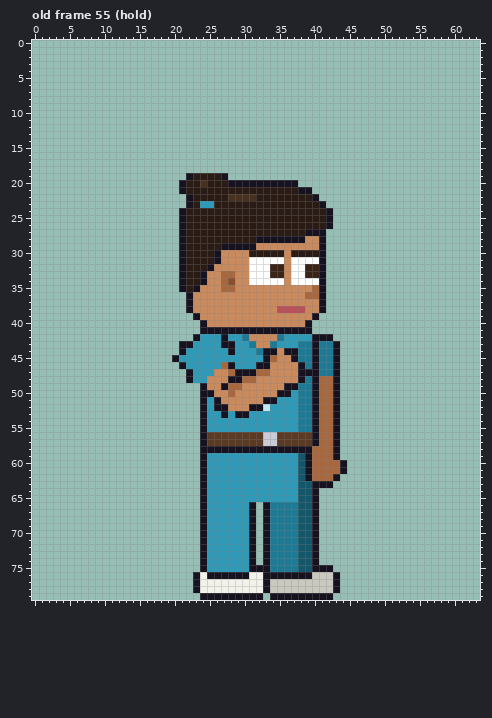
Pixel-art file, stored at sprites/clients/client_hygienist_right_anim.aseprite. That is the earlier state.
64x80 pixels, 123 frames. Colours within 5 levels of each other are drawn and written as one. Shown: old frame 55 (hold). The commit also changed other frames, which this record leaves out.
The same view after the edit:
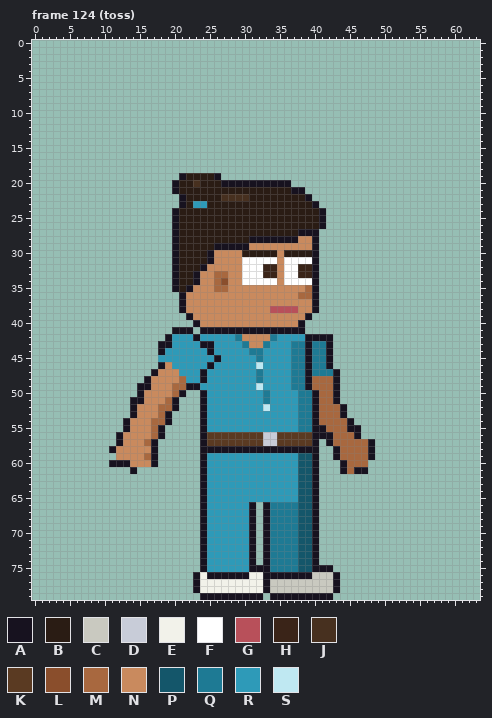
Palette (. is transparent): A #17121f  B #2a1c14  C #c9c9c0  D #c8ccd8  E #f2f2ea  F #ffffff  G #b8505a  H #3a2418  J #47301f  K #5a3a22  L #8a4e2c  M #a8683f  N #c98a5e  P #14566a  Q #1e7a94  R #2e9ab8  S #bfe8f2
A new or re-ordered frame is compared with the old frame closest to it.
From old to new:
frames 123 -> 129
--- frame 124 (toss) is new; against old frame 55 (hold)
@@ x 9..50 @@
 18 ..........................................
-19 .............ABBBBA.......................
-20 ............ABBJBBBAAAAAAAAAA.............
-21 ............ABBBBBBBBBBBBBBBBAA...........
-22 .............ABBBBBJJJJBBBBBBBBA..........
-23 .............ABRRBBBBBBBBBBBBBBBA.........
-24 ............ABBBBBBBBBBBBBBBBBBBBA........
-25 ............ABBBBBBBBBBBBBBBBBBBBA........
-26 ............ABBBBBBBBBBBBBBBBBBBBA........
-27 ............ABBBBBBBBBBBBBBBBBAAA.........
-28 ............ABBBBBBBBBBAAAAAAANNA.........
-29 ............ABBBBBAAAAANNNNNNNNNA.........
-30 ............ABBBBANNNNBBBBBNBBBBA.........
-31 ............ABBBBANNNNFFFFFNFFFFA.........
-32 ............ABBBANNNNNFFFHHNFFHHA.........
-33 ............ABBANNMMNNFFFHHNFFHHA.........
-34 ............ABBANNMLNNFFFFFNFFFFA.........
-35 ............ABANNNMMNNNNNNNNNNNMA.........
-36 .............ANNNNNNNNNNNNNNNNMMA.........
-37 .............ANNNNNNNNNNNNNNNNNNA.........
-38 .............ANNNNNNNNNNNNGGGGNNA.........
-39 ..............ANNNNNNNNNNNNNNNNA..........
-40 ...............ANNNNNNNNNNNNNNA...........
-41 ...............AAAAAAAAAAAAAAAA...........
-42 ..............ARRRARRQNNNNQRRRRAAA........
-43 ............AARRRRAARRQNNQRRRQQAQQA.......
-44 ............ARRRRRRARRRQAANAAQQAQQA.......
-45 ...........ARRRRRRRRRRRRAMNNAQQAQQA.......
-46 ............ARRRRRMARRRAANNNNAQAQQA.......
-47 .............ARRRNNMAAAMMNNNNAAAQQA.......
-48 .............ARRNNNAAMMNNNNNNAQAMMA.......
-49 ...............ANNAMMNNNNNNAAQQAMMA.......
-50 ...............AANNMNNNNNNAARQQAMMA.......
-51 ...............ARANNNNNNAARRRQQAMMA.......
-52 ...............ARAANNNAASRRRRQQAMMA.......
-53 ...............ARRARAARRRRRRRQQAMMA.......
-54 ...............ARRRRRRRRRRRRRQQAMMA.......
-55 ...............ARRRRRRRRRRRRRQQAMMA.......
-56 ...............AKKKKKKKKDDKKKKKAMMA.......
-57 ...............AKKKKKKKKDDKKKKKAMMA.......
-58 ...............AAAAAAAAAAAAAAAAMMMA.......
-59 ...............ARRRRRRRRRRRRRPAMMMA.......
-60 ...............ARRRRRRRRRRRRRPAMMMMA......
-61 ...............ARRRRRRRRRRRRRPAMMMMA......
-62 ...............ARRRRRRRRRRRRRPAMMMA.......
-63 ...............ARRRRRRRRRRRRRPPAAA........
+19 ............ABBBBA........................
+20 ...........ABBJBBBAAAAAAAAAA..............
+21 ...........ABBBBBBBBBBBBBBBBAA............
+22 ............ABBBBBJJJJBBBBBBBBA...........
+23 ............ABRRBBBBBBBBBBBBBBBA..........
+24 ...........ABBBBBBBBBBBBBBBBBBBBA.........
+25 ...........ABBBBBBBBBBBBBBBBBBBBA.........
+26 ...........ABBBBBBBBBBBBBBBBBBBBA.........
+27 ...........ABBBBBBBBBBBBBBBBBAAA..........
+28 ...........ABBBBBBBBBBAAAAAAANNA..........
+29 ...........ABBBBBAAAAANNNNNNNNNA..........
+30 ...........ABBBBANNNNBBBBBNBBBBA..........
+31 ...........ABBBBANNNNFFFFFNFFFFA..........
+32 ...........ABBBANNNNNFFFHHNFFHHA..........
+33 ...........ABBANNMMNNFFFHHNFFHHA..........
+34 ...........ABBANNMLNNFFFFFNFFFFA..........
+35 ...........ABANNNMMNNNNNNNNNNNMA..........
+36 ............ANNNNNNNNNNNNNNNNMMA..........
+37 ............ANNNNNNNNNNNNNNNNNNA..........
+38 ............ANNNNNNNNNNNNGGGGNNA..........
+39 .............ANNNNNNNNNNNNNNNNA...........
+40 ..............ANNNNNNNNNNNNNNA............
+41 ...........AAA.AAAAAAAAAAAAAAA............
+42 ..........ARRRARRRRRQNNNNQRRRRAAAA........
+43 .........AARRRRAARRRRQNNQRRRQQAQQA........
+44 .........ARRRRRRARRRRRQQRRRRQQAQQA........
+45 .........RRRRRRRRARRRRRQRRRRQQAQQA........
+46 .........ANRRRRRARRRRRRSRRRRQQAQQA........
+47 ........ANNNRRRARRRRRRRQRRRRQQAQQQA.......
+48 .......ANNNNMRRARRRRRRRQRRRRQQAMMMA.......
+49 ......AANNNMMAARRRRRRRRSRRRRQQAMMMA.......
+50 ......ANNNNMA..ARRRRRRRRQRRRRQQAMMA.......
+51 .....AANNNMA...ARRRRRRRRQRRRRQQAMMA.......
+52 .....ANNNMMA...ARRRRRRRRSRRRRQQAMMMA......
+53 .....ANNNMA....ARRRRRRRRRRRRRQQAMMMA......
+54 ....ANNNMMA....ARRRRRRRRRRRRRQQAMMMMA.....
+55 ....ANNNMA.....ARRRRRRRRRRRRRQQAAMMMAA....
+56 ...ANNNNMA.....AKKKKKKKKDDKKKKKAAAMMMA....
+57 ...ANNNMA......AKKKKKKKKDDKKKKKA.AMMMMMA..
+58 ..ANNNNNA......AAAAAAAAAAAAAAAAA..AMMMMA..
+59 ...NNNNMA......ARRRRRRRRRRRRRPPA..AMMMMA..
+60 ..AAANNNA......ARRRRRRRRRRRRRPPA...AMMM...
+61 .....A.........ARRRRRRRRRRRRRPPA...AMAA...
+62 ...............ARRRRRRRRRRRRRPPA..........
+63 ...............ARRRRRRRRRRRRRPPA..........
 64 ...............ARRRRRRRRRRRRRPPA..........
